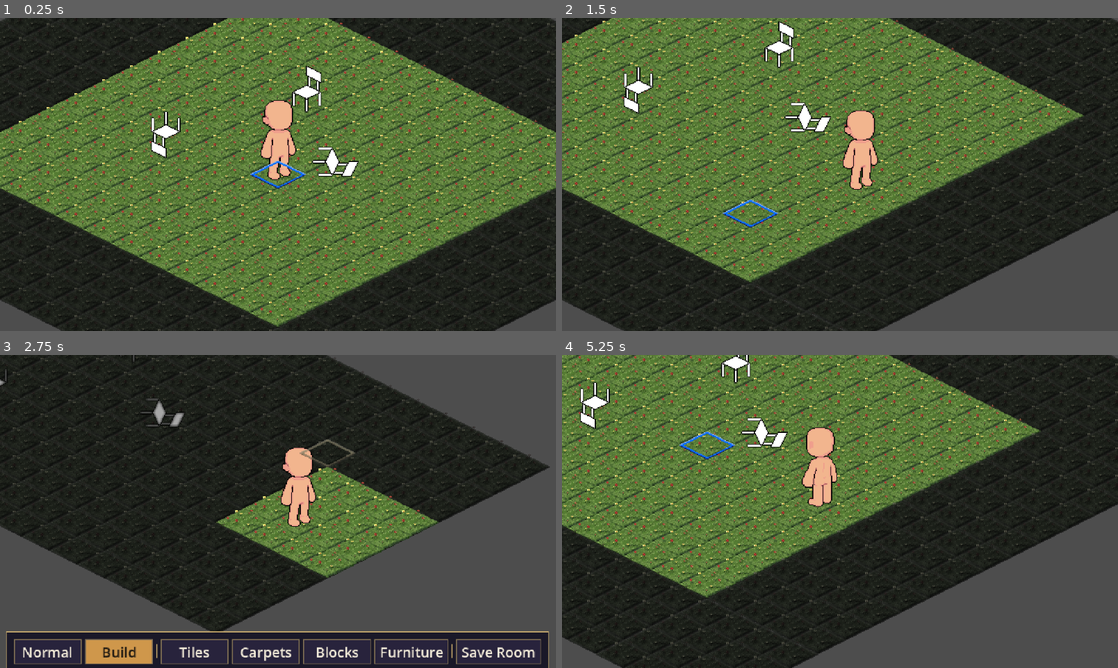
Above: before the commit, frames 1-4 (two rows, left to right).
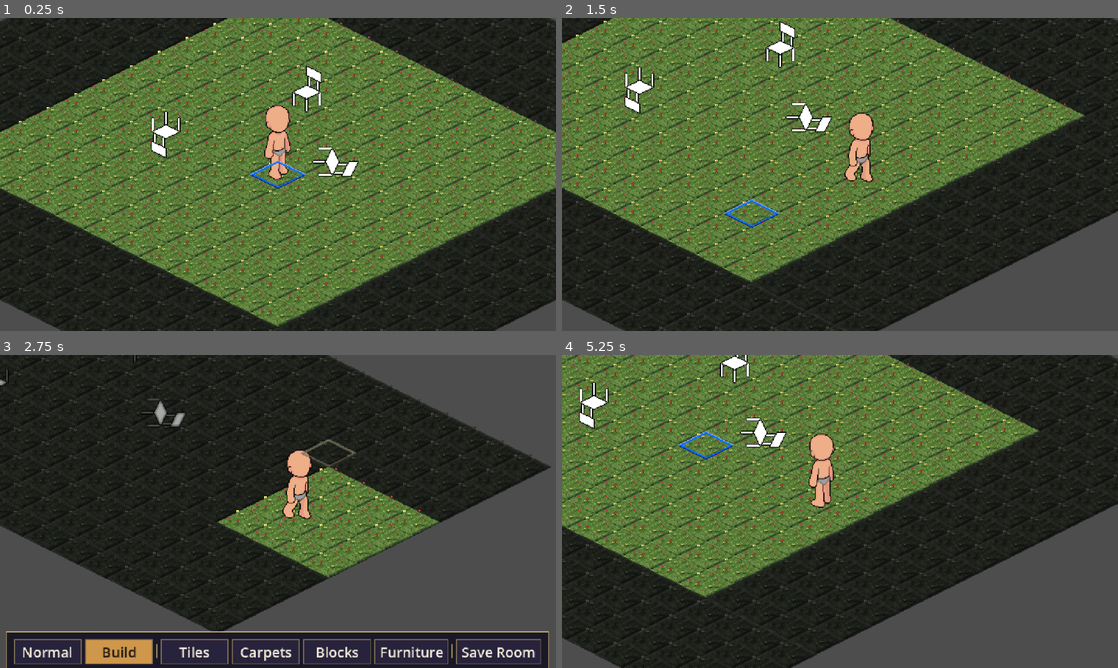
Above: after the commit, the same moments.

Repository: unafalditapunk/Motel-Miau
Game: Godot game, scene res://Scenes/Main/Main.tscn
Same seed, same stepped clock (60 frames per second), same inputs: the game is played once before the commit and once after it.
Inputs (mouse positions are in pixels of both pictures, inside the frame that each line leads up to):
- Up to frame 1 (0.25 s): no input
- Up to frame 2 (1.5 s): tap Enter at 0.5 s; move the mouse to (962, 158) at 0.52 s; hold D 0.53-1.25 s; tap Q at 0.6 s; click (962, 158) at 0.67 s; drag from (728, 190) to (812, 237) at 1.27 s
- Up to frame 3 (2.75 s): move the mouse to (333, 442) at 2.02 s; hold D from 2.03 s (still down); tap E at 2.1 s
- Up to frame 4 (5.25 s): release D at 2.75 s; click "Normal" at 2.75 s; drag from (812, 574) to (673, 464) at 3.52 s; tap Space at 4.25 s; move the mouse to (1006, 558) at 4.27 s; hold A 4.28-5 s; tap B at 4.35 s; drag from (673, 464) to (756, 433) at 5.02 s

The runs differ from the first frame. In frame 1, 0.7% of the frame differs, in the area x 46-54%, y 26-52%; in frame 2, 16%, in the area x 0-100%, y 0-100%; in frame 3, 3.8%; in frame 4, 14%.

Commit message:
Add room overview camera, directional walk animations, and smooth held movement
- WorldCamera: below 1x zoom the camera glides to the current room's
  padded bounds center (logical grid coords, slide-safe) instead of
  trailing the player; falls back to follow when the room doesn't fit,
  snaps back on zoom-out. CameraSmokeTest covers lock/hold/exit-snap.
- Player walk cycles: south-west and south-east (mirrored) 8-frame
  animations loaded from Assets/Sprites/Player/animations/walking/,
  mapped by grid direction in WALK_ANIMATION_DIRS. Frame count is
  tunable via walk_frame_count with even sampling; foot line is
  pixel-measured per direction (_walk_ground_offset) so walk frames
  anchored for the implied bottom tile still stand on the cell.
- Held-key movement: chained steps from the buffered direction now
  interpolate linearly (constant cell speed) instead of smoothstep,
  removing the pulse-per-cell while a direction is held; isolated
  steps keep the ease.
- Includes user's player_iso sprite edits and removal of the
  down_left "copia" file.

Generated with [Devin](https://devin.ai)

Co-Authored-By: Devin <158243242+devin-ai-integration[bot]@users.noreply.github.com>

Diff:
--- a/Scripts/Core/WorldCamera.gd
+++ b/Scripts/Core/WorldCamera.gd
@@ -27,6 +27,14 @@
 var _pan_drag_last := Vector2.ZERO
 var _last_follow_pos := Vector2.ZERO
 var _follow_pos_valid := false
+var _overview_zoom := false
+var _overview_was_active := false
+
+## Padding (world px) added around a room's cell bounds when deciding
+## whether it fits the viewport in overview mode. Extra headroom on
+## top covers walls/furniture/tile art that rises above the diamonds.
+const OVERVIEW_PADDING := 16.0
+const OVERVIEW_TOP_PADDING := 48.0
 
 func _ready() -> void:
 	anchor_mode = Camera2D.ANCHOR_MODE_DRAG_CENTER
@@ -44,12 +52,30 @@
 	var target := _get_follow_target()
 	if target == null:
 		return
+	var was_overview := _overview_was_active
+	var overview: Variant = _overview_room_center(target)
+	_overview_was_active = overview != null
+	if overview != null:
+		# Room overview: glide to the room's center with the same
+		# smoothing as player follow. The target is constant while the
+		# player stays in the room, so the view holds still; entering
+		# a different room glides to the new center.
+		var k := 1.0 - exp(-follow_smoothing * delta)
+		global_position = global_position.lerp(overview, k)
+		if global_position.distance_to(overview) <= 0.25:
+			global_position = overview
+		_follow_pos_valid = true
+		_last_follow_pos = target.global_position
+		return
 	var desired := _desired_position(target)
 	# A teleport (floor portal, floor switch, room connection, spawn)
 	# moves the target farther than any single movement step — snap
-	# the camera instead of letting it glide across the world.
+	# the camera instead of letting it glide across the world. Leaving
+	# room overview also snaps: the locked view would otherwise glide
+	# all the way back to the player.
 	var teleported := not _follow_pos_valid \
-		or target.global_position.distance_to(_last_follow_pos) > follow_snap_distance
+		or target.global_position.distance_to(_last_follow_pos) > follow_snap_distance \
+		or was_overview
 	_follow_pos_valid = true
 	_last_follow_pos = target.global_position
 	if teleported or follow_smoothing <= 0.0:
@@ -66,6 +92,52 @@
 		desired.x = clampf(desired.x, center_bounds.position.x, center_bounds.end.x)
 		desired.y = clampf(desired.y, center_bounds.position.y, center_bounds.end.y)
 	return desired
+
+## Room-overview camera target: while zoomed below 1x, returns the
+## canvas position that frames the player's current room — or null
+## when overview does not apply (zoomed in, no room, or the room is
+## too big to fit the viewport, in which case normal follow resumes).
+## Computed from logical grid coordinates, not node positions, so
+## room slide animations never drag the locked camera.
+func _overview_room_center(target: Node2D) -> Variant:
+	if not _overview_zoom:
+		return null
+	var room: Room = null
+	var room_world: RoomWorld = null
+	if target is Player:
+		room = (target as Player).room
+		room_world = (target as Player).room_world
+	if room_world == null or not is_instance_valid(room_world):
+		room_world = get_tree().get_first_node_in_group(&"room_worlds") as RoomWorld
+	if room_world == null:
+		return null
+	if room == null or not is_instance_valid(room):
+		room = room_world.get_room(room_world.primary_room_coordinates)
+	if room == null or room_world.grid == null:
+		return null
+	var bounds := _room_overview_bounds(room_world, room)
+	var view := get_viewport().get_visible_rect().size / maxf(zoom.x, 0.001)
+	if bounds.size.x > view.x or bounds.size.y > view.y:
+		return null
+	return room_world.to_global(bounds.get_center())
+
+## Screen-space bounds of a room's cell footprint, in RoomWorld local
+## coordinates, padded for the tall art that rises above the tiles.
+func _room_overview_bounds(room_world: RoomWorld, room: Room) -> Rect2:
+	var grid := room_world.grid
+	var origin := Vector2(room.cell_origin)
+	var size := Vector2(room.size)
+	var min_p := Vector2(INF, INF)
+	var max_p := Vector2(-INF, -INF)
+	for corner in [Vector2.ZERO, Vector2(size.x, 0.0), Vector2(0.0, size.y), size]:
+		var p := grid.grid_to_screen_position(origin + corner)
+		min_p = min_p.min(p)
+		max_p = max_p.max(p)
+	var rect := Rect2(min_p, max_p - min_p)
+	rect = rect.grow(OVERVIEW_PADDING)
+	rect.position.y -= OVERVIEW_TOP_PADDING
+	rect.size.y += OVERVIEW_TOP_PADDING
+	return rect
 
 ## Called by the follow target right after it teleports (place_at).
 ## Applies the same discontinuity rule as _process immediately, so a
@@ -80,7 +152,7 @@
 		or target.global_position.distance_to(_last_follow_pos) > follow_snap_distance
 	_follow_pos_valid = true
 	_last_follow_pos = target.global_position
-	if teleported:
+	if teleported and not _overview_zoom:
 		global_position = _desired_position(target)
 
 func _get_follow_target() -> Node2D:
@@ -106,6 +178,7 @@
 		return
 	var level := zoom_levels[current_zoom_index]
 	zoom = Vector2(level, level)
+	_overview_zoom = level < 1.0
 	# Minified rendering (zoom < 1, e.g. the 0.5 overview) aliases
 	# badly under plain NEAREST — two texels share one screen pixel
 	# and edges crawl. NEAREST_WITH_MIPMAPS picks the mip level that
--- a/Scripts/Player/Player.gd
+++ b/Scripts/Player/Player.gd
@@ -25,9 +25,27 @@
 @export var hold_repeat_delay := 0.22
 @export var buffer_movement_input := true
 @export var sprite_bottom_offset := 0.0
+## How many frames each walk cycle uses. 0 = all available frames;
+## otherwise frames are sampled evenly across the cycle (e.g. 4 of 8
+## keeps the full stride at half the framerate). Experiment knob.
+@export var walk_frame_count := 8
 
 var _is_moving := false
 var _move_elapsed := 0.0
+var _move_direction := Vector2i.ZERO
+## True while the in-flight step is a held-key chain link: those glide
+## at constant velocity (linear) instead of smoothstep, so holding a
+## direction reads as continuous motion instead of pulse-per-cell.
+var _move_linear := false
+## Set by _start_move for the next _play_move call; consumed there.
+var _chain_pending := false
+## Extra y offset (px, positive = down) applied to the visual while a
+## walk animation plays. Walk frames reserve the bottom of the canvas
+## for the implied cell tile, so their feet sit higher in-frame than
+## the idle sprites — measured once at startup, see
+## _walk_ground_offsets.
+var _walk_ground_offsets: Dictionary = {}
+var _visual_base_y := 0.0
 var _move_from := Vector2.ZERO
 var _move_to := Vector2.ZERO
 var _move_elev_from := 0.0
@@ -128,6 +146,7 @@
 	grid_position = target_cell
 	elevation = target_elevation
 	var to_screen := _screen_position_for_cell(target_cell, target_elevation)
+	_chain_pending = false
 	_play_move(from_screen, to_screen, from_elevation, target_elevation)
 
 func snap_to_surface() -> void:
@@ -186,6 +205,7 @@
 func _cancel_movement() -> void:
 	_is_moving = false
 	_move_elapsed = 0.0
+	_move_direction = Vector2i.ZERO
 	_buffered_direction = Vector2i.ZERO
 
 ## True while a modal world UI (FloorPanel), Creation Mode, or an
@@ -350,7 +370,8 @@
 	authoritative_state_changed.emit()
 	return _play_move(from_screen, to_screen, previous_elevation, elevation)
 
-func _start_move(direction: Vector2i) -> bool:
+func _start_move(direction: Vector2i, chained := false) -> bool:
+	_chain_pending = chained
 	if _world_ui_blocked():
 		return false
 	var target := grid_position + direction
@@ -503,12 +524,15 @@
 	return get_tree().get_first_node_in_group(&"floor_managers") as FloorManager
 
 func _play_move(from_screen: Vector2, to_screen: Vector2, from_elevation: float, to_elevation: float) -> bool:
+	_move_linear = _chain_pending
+	_chain_pending = false
 	if move_duration <= 0.0 or grid == null:
 		position = to_screen
 		_update_depth()
 		_is_moving = false
 		return true
 
+	_move_direction = facing_direction
 	_is_moving = true
 	_move_elapsed = 0.0
 	_move_from = from_screen
@@ -516,6 +540,7 @@
 	_move_elev_from = from_elevation
 	_move_elev_to = to_elevation
 	z_index = _depth_for_screen_position(position, _move_elev_from)
+	_update_facing_animation()
 	return true
 
 func _process(delta: float) -> void:
@@ -524,7 +549,9 @@
 		return
 	_move_elapsed += delta
 	var t := clampf(_move_elapsed / move_duration, 0.0, 1.0)
-	var eased := t * t * (3.0 - 2.0 * t)
+	# Chained held-key steps run linear (constant cell speed); isolated
+	# steps keep the smoothstep ease so taps accelerate/decelerate.
+	var eased := t if _move_linear else t * t * (3.0 - 2.0 * t)
 	position = _move_from.lerp(_move_to, eased)
 	var visual_elevation := lerpf(_move_elev_from, _move_elev_to, eased)
 	z_index = _depth_for_screen_position(position, visual_elevation)
@@ -535,12 +562,13 @@
 	position = _move_to
 	_update_depth()
 	_is_moving = false
+	_update_facing_animation()
 	if not buffer_movement_input or _buffered_direction == Vector2i.ZERO:
 		_buffered_direction = Vector2i.ZERO
 		return
 	var direction := _buffered_direction
 	_buffered_direction = Vector2i.ZERO
-	_start_move(direction)
+	_start_move(direction, true)
 
 func _unhandled_key_input(event: InputEvent) -> void:
 	if network_remote:
@@ -600,6 +628,7 @@
 		visual.sprite_frames = SpriteFrames.new()
 	if _has_directional_textures():
 		_ensure_directional_animations(visual.sprite_frames)
+		_ensure_walk_animations(visual.sprite_frames)
 	elif visual.sprite_frames.get_frame_count(&"idle") == 0 and sprite_texture != null:
 		if not visual.sprite_frames.has_animation(&"idle"):
 			visual.sprite_frames.add_animation(&"idle")
@@ -625,6 +654,105 @@
 		frames.set_animation_speed(animation, 1.0)
 		frames.set_animation_loop(animation, true)
 
+## Walk-cycle folders under Assets/Sprites/Player/animations/walking/.
+## Grid direction → folder: (0,1) = screen down-left = south-west,
+## (1,0) = screen down-right = south-east (mirrored SW frames).
+const WALK_ANIMATION_DIRS := {
+	Vector2i(0, 1): "res://Assets/Sprites/Player/animations/walking/south-west",
+	Vector2i(1, 0): "res://Assets/Sprites/Player/animations/walking/south-east",
+}
+
+func _ensure_walk_animations(frames: SpriteFrames) -> void:
+	for direction in WALK_ANIMATION_DIRS:
+		var textures := _load_walk_frames(WALK_ANIMATION_DIRS[direction])
+		if textures.is_empty():
+			continue
+		var animation := _walk_animation_name(direction)
+		if frames.has_animation(animation):
+			frames.remove_animation(animation)
+		frames.add_animation(animation)
+		for texture in textures:
+			frames.add_frame(animation, texture)
+		frames.set_animation_loop(animation, true)
+		# One full cycle per two cell-steps reads as a natural stride.
+		frames.set_animation_speed(animation, textures.size() / maxf(move_duration * 2.0, 0.01))
+		var offset := _walk_ground_offset(direction, textures)
+		if offset != 0.0:
+			_walk_ground_offsets[animation] = offset
+
+func _load_walk_frames(dir_path: String) -> Array[Texture2D]:
+	var all: Array[Texture2D] = []
+	for i in 32:
+		var path := "%s/frame_%03d.png" % [dir_path, i]
+		if not ResourceLoader.exists(path):
+			break
+		var texture := load(path) as Texture2D
+		if texture == null:
+			break
+		all.append(texture)
+	# Experiment knob: sample evenly across the cycle so a reduced
+	# count keeps the full stride instead of truncating it.
+	if walk_frame_count <= 0 or all.size() <= walk_frame_count:
+		return all
+	var picked: Array[Texture2D] = []
+	for i in walk_frame_count:
+		picked.append(all[floori(float(i) * all.size() / float(walk_frame_count))])
+	return picked
+
+func _walk_animation_name(direction: Vector2i) -> StringName:
+	return StringName("walk_%s" % WALK_ANIMATION_DIRS[direction].get_file())
+
+func _walk_animation_for(direction: Vector2i) -> StringName:
+	if WALK_ANIMATION_DIRS.has(direction):
+		return _walk_animation_name(direction)
+	return &""
+
+## Vertical offset needed so walk frames stand on the same ground
+## line as the idle sprites. The visual anchor math assumes the idle
+## sprite proportions; walk frames are shorter and reserve the bottom
+## of the canvas for the implied cell tile, which lifts the feet.
+## Measured from pixels: align the lowest foot of the contact frames
+## with the idle sprite's foot line.
+func _walk_ground_offset(direction: Vector2i, textures: Array[Texture2D]) -> float:
+	var idle := _idle_texture_for(direction)
+	if idle == null or textures.is_empty():
+		return 0.0
+	var idle_margin := _sprite_bottom_margin(idle)
+	var walk_margin := INF
+	var walk_height := 0.0
+	for texture in textures:
+		walk_margin = minf(walk_margin, _sprite_bottom_margin(texture))
+		walk_height = maxf(walk_height, float(texture.get_height()))
+	if walk_margin == INF or idle_margin == 0.0:
+		return 0.0
+	return (idle.get_height() - walk_height) * 0.5 + (walk_margin - idle_margin)
+
+## Pixels between the sprite's bottom edge and its lowest opaque
+## pixel — the "air" under the feet.
+func _sprite_bottom_margin(texture: Texture2D) -> float:
+	var image := texture.get_image()
+	if image == null:
+		return 0.0
+	var height := image.get_height()
+	var width := image.get_width()
+	for y in range(height - 1, -1, -1):
+		for x in range(width):
+			if image.get_pixel(x, y).a > 0.05:
+				return float(height - y)
+	return 0.0
+
+func _idle_texture_for(direction: Vector2i) -> Texture2D:
+	match direction:
+		Vector2i(1, 0):
+			return sprite_down_right
+		Vector2i(-1, 0):
+			return sprite_up_left
+		Vector2i(0, 1):
+			return sprite_down_left
+		Vector2i(0, -1):
+			return sprite_up_right
+	return null
+
 func _is_cardinal_direction(direction: Vector2i) -> bool:
 	return direction == Vector2i(1, 0) or direction == Vector2i(-1, 0) or direction == Vector2i(0, 1) or direction == Vector2i(0, -1)
 
@@ -650,12 +778,20 @@
 	if visual == null or visual.sprite_frames == null:
 		return
 	var animation := _animation_for_direction(facing_direction)
+	if _is_moving:
+		var walk := _walk_animation_for(_move_direction)
+		if visual.sprite_frames.has_animation(walk):
+			animation = walk
 	if not visual.sprite_frames.has_animation(animation):
 		animation = &"idle"
 	if not visual.sprite_frames.has_animation(animation):
 		return
-	visual.animation = animation
-	visual.play(animation)
+	# Re-playing the same animation every step would restart the cycle
+	# each cell — only switch when the target actually changed.
+	if visual.animation != animation or not visual.is_playing():
+		visual.animation = animation
+		visual.play(animation)
+	visual.position.y = _visual_base_y + _animation_y_offset(animation)
 
 func _configure_collision() -> void:
 	if collision_shape == null:
@@ -677,7 +813,11 @@
 		return
 	var base_height := _base_sprite_height()
 	visual.scale = Vector2.ONE
-	visual.position = Vector2(0.0, -base_height * 0.5 + _visual_ground_offset())
+	_visual_base_y = -base_height * 0.5 + _visual_ground_offset()
+	visual.position = Vector2(0.0, _visual_base_y + _animation_y_offset(visual.animation))
+
+func _animation_y_offset(animation: StringName) -> float:
+	return float(_walk_ground_offsets.get(animation, 0.0))
 
 func _base_sprite_height() -> float:
 	if visual == null or visual.sprite_frames == null:
--- a/Scripts/Test/CameraSmokeTest.gd
+++ b/Scripts/Test/CameraSmokeTest.gd
@@ -8,6 +8,7 @@
 var _original_player_position := Vector2i.ZERO
 var _original_player_elevation := 0.0
 var _failed := false
+var _overview_cam_pos := Vector2.ZERO
 
 func _initialize() -> void:
 	_main = load("res://Scenes/Main/Main.tscn").instantiate()
@@ -29,12 +30,26 @@
 		_camera.follow_target = _player
 		_camera.follow_smoothing = 1000.0
 		return false
-	if _frames < 8:
+	if _frames == 8:
+		_check_follow()
+		_check_zoom()
+		_check_coordinate_roundtrip()
+		# Zoom out to the overview level: the camera should lock to the
+		# current room's center instead of trailing the player.
+		_camera.set_zoom_level(_camera.zoom_levels.size() - 1)
 		return false
-
-	_check_follow()
-	_check_zoom()
-	_check_coordinate_roundtrip()
+	if _frames == 12:
+		_check_overview_locked()
+		_overview_cam_pos = _camera.global_position
+		_player.place_at(Vector2i(2, 2), 0.0)
+		return false
+	if _frames == 16:
+		_check_overview_holds()
+		_camera.set_zoom_level(0)
+		return false
+	if _frames < 20:
+		return false
+	_check_overview_exit_snaps()
 	_restore_player()
 
 	if _failed:
@@ -71,6 +86,31 @@
 		_failed = true
 	_camera.set_zoom_level(0)
 
+func _check_overview_locked() -> void:
+	if _camera.zoom.x >= 1.0:
+		push_error("CAMERA_SMOKE: overview check ran at zoom %s" % _camera.zoom.x)
+		_failed = true
+		return
+	var center: Variant = _camera._overview_room_center(_player)
+	if center == null:
+		push_error("CAMERA_SMOKE: overview center is null at 0.5x (room too big or no room)")
+		_failed = true
+		return
+	if _camera.global_position.distance_to(center) > 1.0:
+		push_error("CAMERA_SMOKE: camera not locked to room center. cam=%s center=%s" % [_camera.global_position, center])
+		_failed = true
+
+func _check_overview_holds() -> void:
+	if _camera.global_position.distance_to(_overview_cam_pos) > 0.5:
+		push_error("CAMERA_SMOKE: overview camera moved inside the same room: %s -> %s" % [_overview_cam_pos, _camera.global_position])
+		_failed = true
+
+func _check_overview_exit_snaps() -> void:
+	var expected: Vector2 = _player.global_position + _camera.focus_offset
+	if _camera.global_position.distance_to(expected) > 2.0:
+		push_error("CAMERA_SMOKE: camera did not snap back to player after leaving overview. cam=%s expected=%s" % [_camera.global_position, expected])
+		_failed = true
+
 func _check_coordinate_roundtrip() -> void:
 	var cells := [Vector2i(0, 0), Vector2i(5, 5), Vector2i(11, 11), Vector2i(6, 4), Vector2i(3, 8)]
 	for cell in cells:
Binary file added: Assets/Sprites/Player/animations/walking/north-west/frame_000.png
Not shown, added: Assets/Sprites/Player/animations/walking/north-west/frame_000.png.import
Binary file added: Assets/Sprites/Player/animations/walking/north-west/frame_001.png
Not shown, added: Assets/Sprites/Player/animations/walking/north-west/frame_001.png.import
Binary file added: Assets/Sprites/Player/animations/walking/north-west/frame_002.png
Not shown, added: Assets/Sprites/Player/animations/walking/north-west/frame_002.png.import
Binary file added: Assets/Sprites/Player/animations/walking/north-west/frame_003.png
Not shown, added: Assets/Sprites/Player/animations/walking/north-west/frame_003.png.import
Binary file added: Assets/Sprites/Player/animations/walking/north-west/frame_004.png
Not shown, added: Assets/Sprites/Player/animations/walking/north-west/frame_004.png.import
Binary file added: Assets/Sprites/Player/animations/walking/north-west/frame_005.png
Not shown, added: Assets/Sprites/Player/animations/walking/north-west/frame_005.png.import
(and 43 more such lines)
